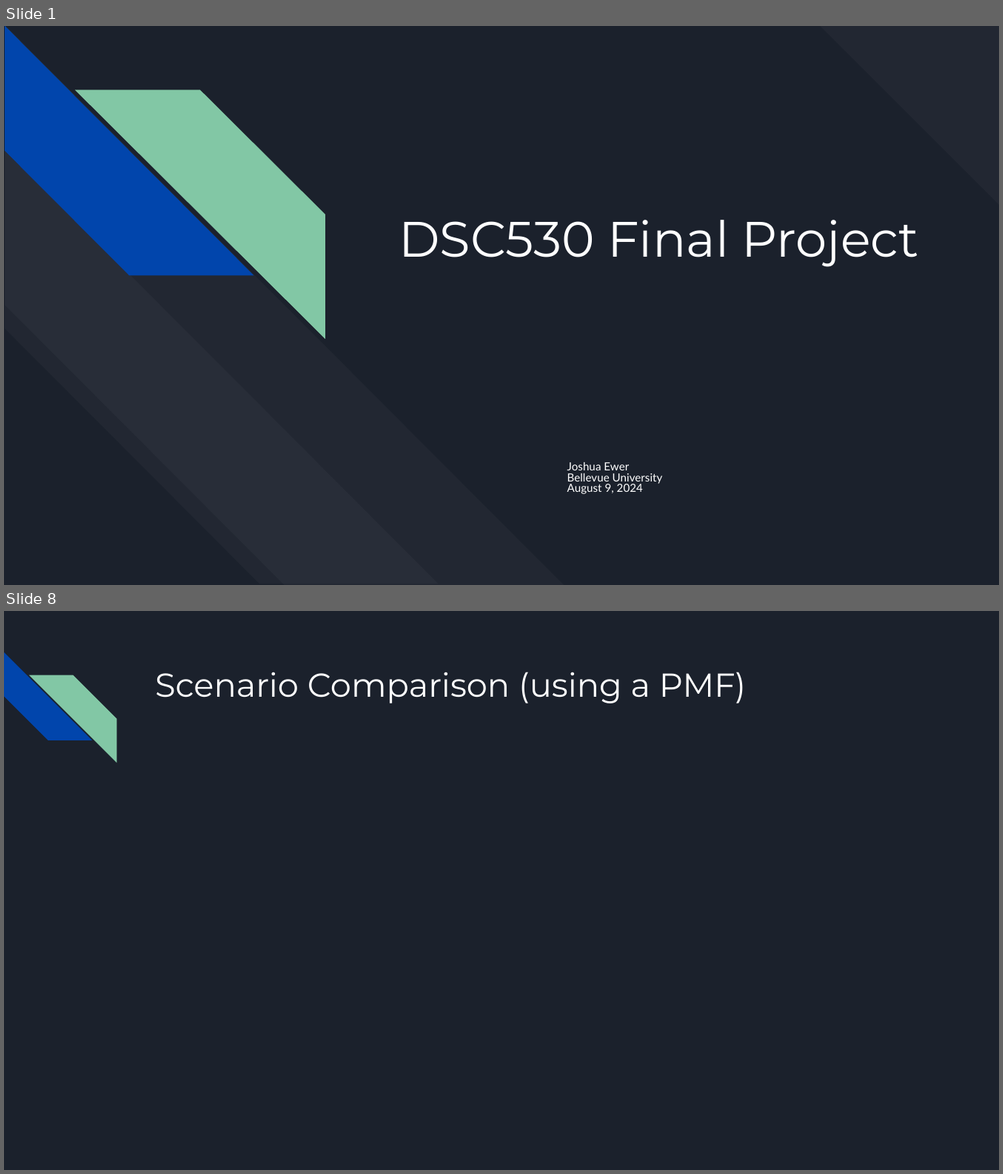
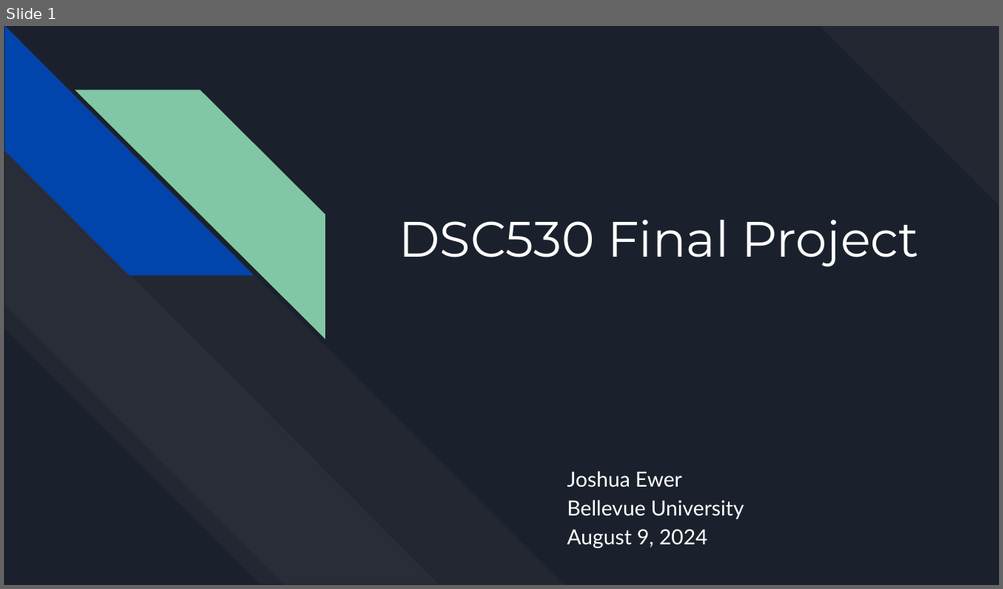
Before and after one commit to jewer/EwerDSC530FinalProject, a slide deck: EwerDSC530FinalProject.pptx. Shown one above the other, each under a label of ours: slides 1 and 8 before the commit, slide 1 after it; the slides between them are not shown. The pictures are 1003x1174 and 1003x589 pixels, drawn with LibreOffice and Linux fonts; fonts in the diff are those of the drawing. Boxes give left, top, right and bottom in pixels: in the first picture for what was removed or moved away, otherwise in the second. Text is boxed around its words. In the diff, an @@ line names an element or a change of style, - is before the commit and + after.

```diff
--- a/EwerDSC530FinalProject.pptx
+++ b/EwerDSC530FinalProject.pptx
@@ slide 8 removed at <box>4,611,999,1170</box>, background #1B212C @@
@@ diag stripe removed at <box>4,652,91,741</box> @@
@@ diag stripe removed at <box>29,675,116,762</box> @@
@@ title removed at <box>155,672,745,703</box> @@
-Scenario Comparison (using a PMF)
@@ slide 1 changed as well @@
@@ subtitle "Joshua Ewer" at <box>567,471,744,548</box>: size 8.1 to 15.1 pt; line spacing 0.8 to 1.15 @@
```
Also in this commit, not shown: 4 other slides changed, 5 slides added, 6 other slides removed, 8 other files.
